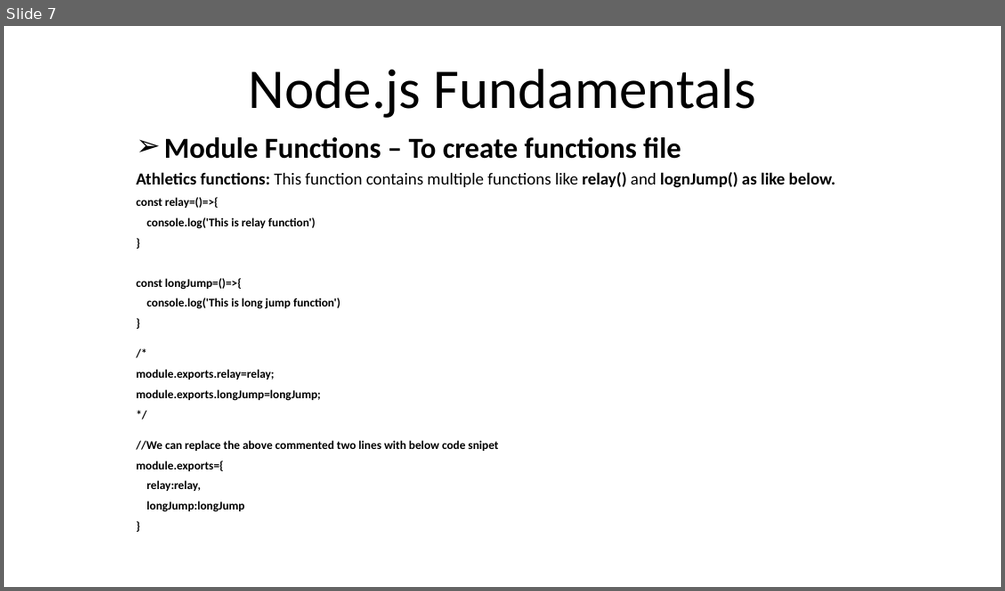
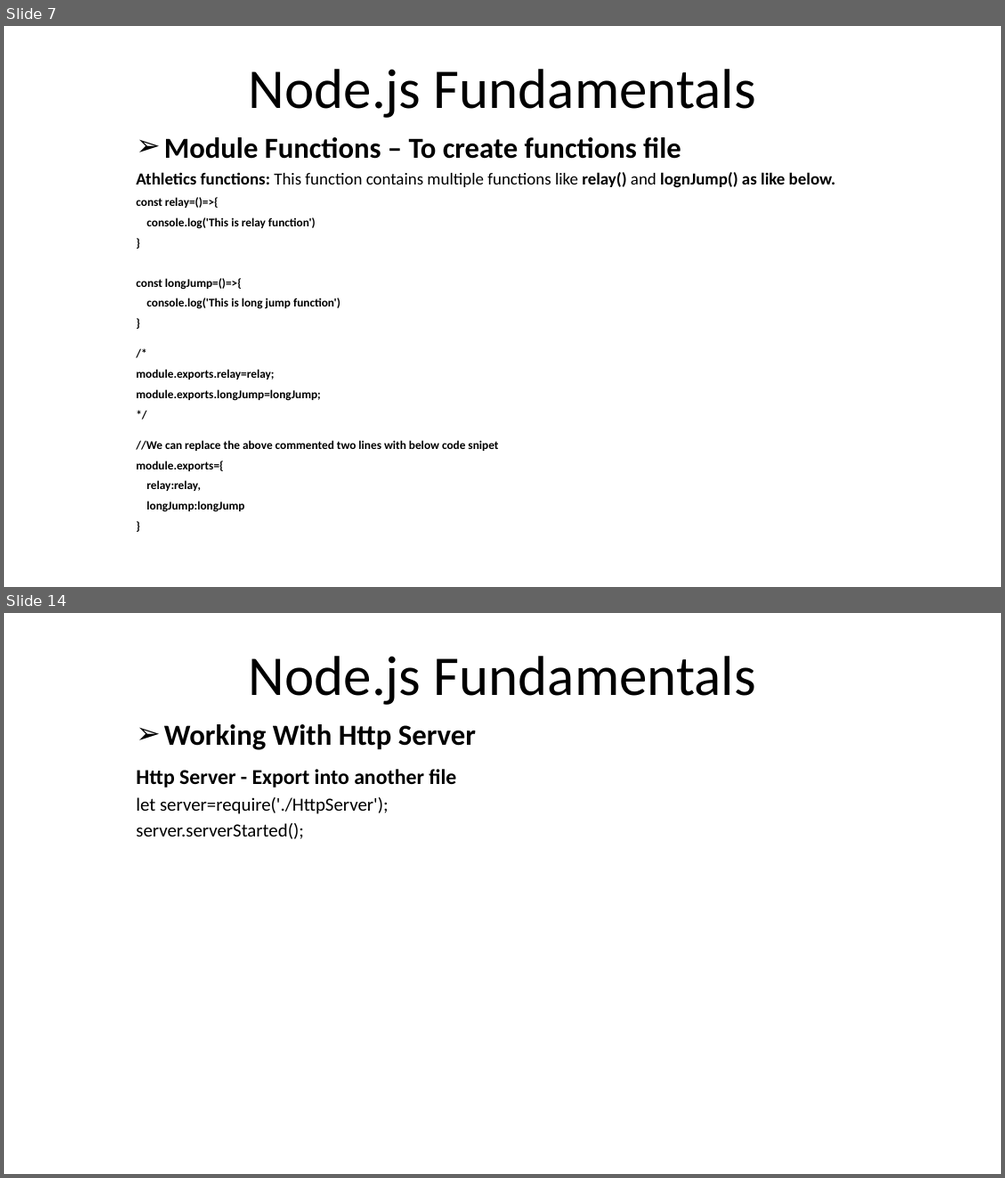
Before and after one commit to rezaice07/nodejs-fundamentals, a slide deck: ppt/01. Introduction.pptx. Shown one above the other, each under a label of ours: slide 7 before the commit, slides 7 and 14 after it; the slides between them are not shown. The pictures are 1005x591 and 1005x1178 pixels, drawn with LibreOffice and Linux fonts; fonts in the diff are those of the drawing. Boxes give left, top, right and bottom in pixels: in the first picture for what was removed or moved away, otherwise in the second. Text is boxed around its words. In the diff, an @@ line names an element or a change of style, - is before the commit and + after.

```diff
--- a/ppt/01. Introduction.pptx
+++ b/ppt/01. Introduction.pptx
@@ slide 14 added at <box>4,613,1001,1174</box>, background #FFFFFF @@
@@ title added at <box>249,656,756,705</box>, 54 pt, text #000000 @@
+Node.js Fundamentals
@@ subtitle added at <box>136,724,476,839</box>, 17.9 pt, text #000000 @@
+➢ Working With Http Server
+Http Server - Export into another file
+let server=require('./HttpServer');
+server.serverStarted();
```
Also in this commit, not shown: 6 other slides added, 1 slide removed, 13 other files.
